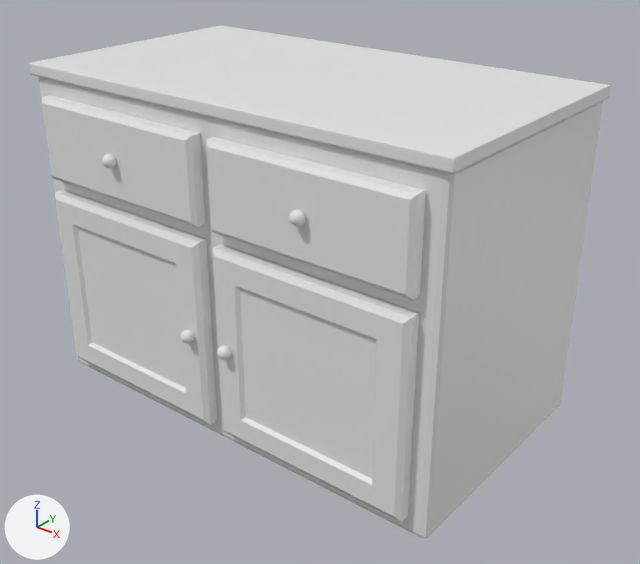
Renders of the FBX model Assets/_Game/Mesh Assets/LivingRoom/Cabinet.fbx from each side of a commit.
Both versions are drawn from a camera (50 mm lens) standing at (1.76, -2.13, 1.75) and looking at (0.09, -0.04, 0.45). The lights are fixed; the arrows at lower left show +X, +Y and +Z.

In view in the first picture: 'Cabinet Base', 'Cabinet Door L', 'Cabinet Door R', 'Cabinet Drawer L', 'Cabinet Drawer R', 'Cube.009'.
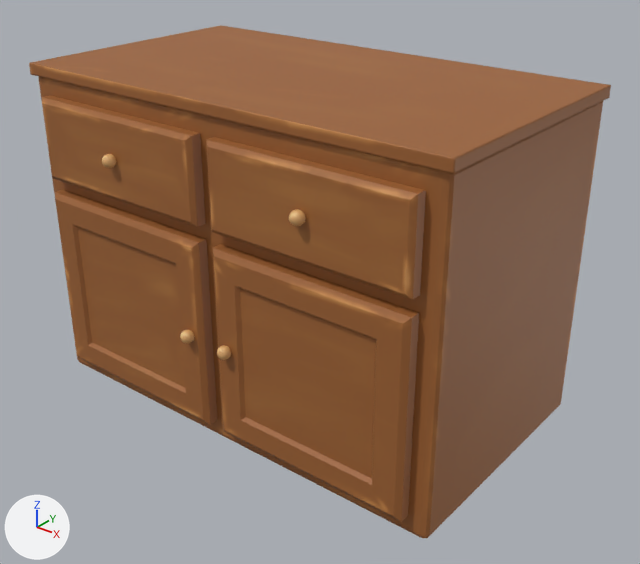
Commit message: Cabinet material added

Location of each change, (x1, y1, x2, y2) in pixels of the pictures (640 x 564 px):
```json
{"object": "Cabinet Base", "change": "recoloured", "before": [39, 77, 603, 538], "after": [39, 77, 603, 538], "on screen": "grey to brown"}
{"object": "Cube.009", "change": "recoloured", "before": [29, 25, 611, 174], "after": [29, 25, 611, 174], "on screen": "white to brown"}
{"object": "Cabinet Door L", "change": "recoloured", "before": [212, 244, 419, 522], "after": [212, 244, 419, 522], "on screen": "grey to brown"}
{"object": "Cabinet Door R", "change": "recoloured", "before": [55, 190, 217, 425], "after": [55, 190, 217, 425], "on screen": "grey to brown"}
{"object": "Cabinet Drawer L", "change": "recoloured", "before": [206, 137, 426, 300], "after": [206, 137, 426, 300], "on screen": "grey to brown"}
{"object": "Cabinet Drawer R", "change": "recoloured", "before": [42, 95, 206, 227], "after": [42, 95, 206, 227], "on screen": "grey to brown"}
```

The change, as JSON lines over the scene's bpy script:
```json
{"op": "add", "block": "img_t_cabinet_png", "code": ["img_t_cabinet_png = load_image('T_Cabinet.png', '../../Materials/Textures/T_Cabinet.png', 1024, 1024, 'sRGB')"]}
{"op": "add", "block": "mat_m_cabinet", "code": ["mat_m_cabinet = principled_material('M_Cabinet')", "mat_m_cabinet.texture = img_t_cabinet_png", "mat_m_cabinet.roughness = 0.553"]}
{"block": "me_cube_027", "where": "me_cube_027.from_pydata(...)  # 18 vertices, 16 faces; spans x -0.723..-0.029, y -0.484..-0.439, z 0.761..1.037"}
{"op": "add", "block": "me_cube_027", "code": "me_cube_027.materials.append(mat_m_cabinet)  # picture img_t_cabinet_png"}
{"block": "me_cube_023", "where": "me_cube_023.from_pydata(...)  # 42 vertices, 40 faces; spans x 0.029..0.723, y -0.485..-0.439, z 0.063..0.711"}
{"op": "add", "block": "me_cube_023", "code": "me_cube_023.materials.append(mat_m_cabinet)  # picture img_t_cabinet_png"}
{"block": "me_cube_026", "where": "me_cube_026.from_pydata(...)  # 42 vertices, 40 faces; spans x -0.723..-0.029, y -0.485..-0.439, z 0.063..0.711"}
{"op": "add", "block": "me_cube_026", "code": "me_cube_026.materials.append(mat_m_cabinet)  # picture img_t_cabinet_png"}
{"block": "me_cube_030", "where": "me_cube_030.from_pydata(...)  # 56 vertices, 54 faces; spans x -0.8..0.8, y -0.45..0.44, z 1.1..1.13"}
{"op": "add", "block": "me_cube_030", "code": "me_cube_030.materials.append(mat_m_cabinet)  # picture img_t_cabinet_png"}
{"block": "me_cube_025", "where": "me_cube_025.from_pydata(...)  # 18 vertices, 16 faces; spans x 0.029..0.723, y -0.484..-0.439, z 0.761..1.037"}
{"op": "add", "block": "me_cube_025", "code": "me_cube_025.materials.append(mat_m_cabinet)  # picture img_t_cabinet_png"}
{"block": "me_cube_024", "where": "me_cube_024.from_pydata(...)  # 482 vertices, 484 faces; spans x -0.79..0.79, y -0.44..0.44, z 0.0..1.1"}
{"op": "add", "block": "me_cube_024", "code": "me_cube_024.materials.append(mat_m_cabinet)  # picture img_t_cabinet_png"}
```
